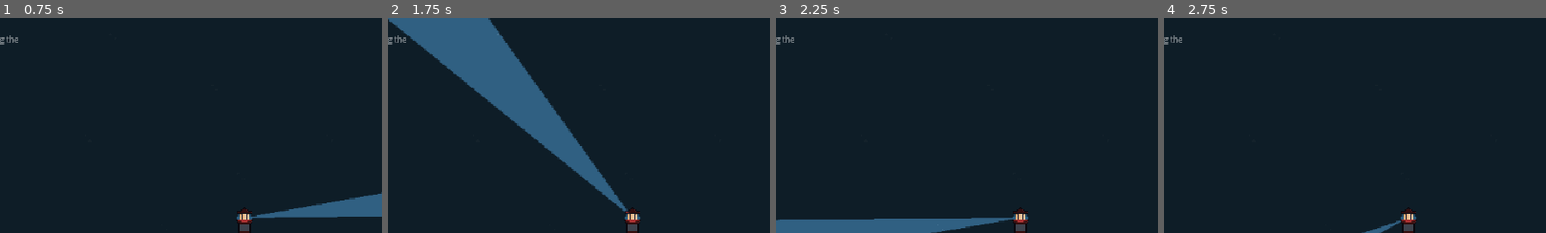
Above: before the commit, frames 1-4 (left to right).
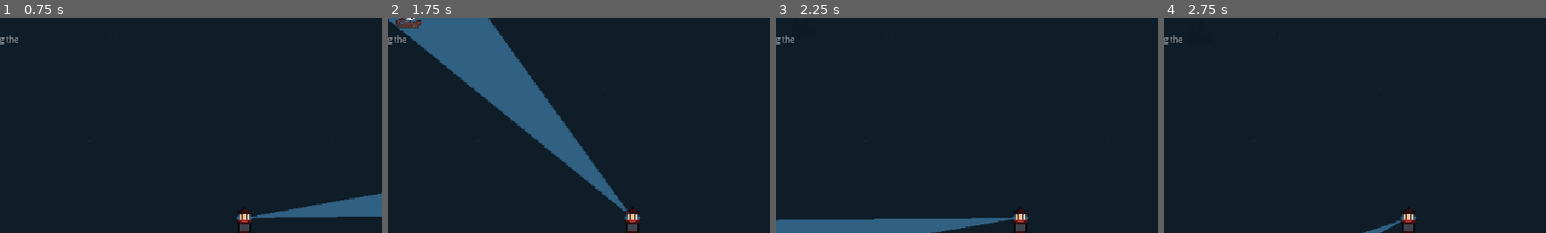
Above: after the commit, the same moments.

Repository: Luffiez/LudumDare59
Game: Godot game, scene res://Scenes/Levels/MainMenu.tscn
Same seed, same stepped clock (60 frames per second), same inputs: the game is played once before the commit and once after it.
Inputs (mouse positions are % of the whole screen's width and height, from its top left):
- Up to frame 1 (0.75 s): click "PLAY" at 0.5 s
- Up to frame 2 (1.75 s): move the mouse to (72, 45) at 1.27 s; hold Right mouse button (speed) from 1.28 s (still down)
- Up to frame 3 (2.25 s): move the mouse to (30, 55) at 2.02 s; release Right mouse button (speed) at 2.03 s; right-click (30, 55) at 2.1 s
- Up to frame 4 (2.75 s): no input
The pictures show only the part of the screen within x 18-68%, y 0-50%; the shares and areas given below are measured in that part.

Frame 1 is identical in both runs. In frame 2, 0.3% of the frame differs, in the area x 2-9%, y 0-6%; in frame 3, less than 0.1%; in frame 4, less than 0.1%.

Commit message:
boat now move faster when not seen at screen

Diff:
--- a/ludum-dare-59/Enemies/GhostBoat.tscn
+++ b/ludum-dare-59/Enemies/GhostBoat.tscn
@@ -66,6 +66,7 @@
 slow_movement_timer = NodePath("SpawnTimer")
 life = 50.0
 normal_movement_speed = 25.0
+outside_screen_speed = 1000.0
 flee_movement_speed = 70.0
 slow_movement_speed = 1.0
 slow_movement_time = 1.0
@@ -73,8 +74,8 @@
 flee_sfx = Array[AudioStream]([ExtResource("3_5uc35"), ExtResource("4_35mf6"), ExtResource("5_oxy5k"), ExtResource("6_js13d"), ExtResource("7_b7wvk"), ExtResource("8_0ytow")])
 game_over_sfx = Array[AudioStream]([ExtResource("9_1xpei"), ExtResource("10_d1luk"), ExtResource("11_ek2g3"), ExtResource("12_jqy3i"), ExtResource("13_xcwcp"), ExtResource("14_fm1fk"), ExtResource("15_674lv")])
 spawn_sfx = Array[AudioStream]([ExtResource("16_xcwcp"), ExtResource("17_fm1fk"), ExtResource("18_674lv"), ExtResource("19_phrpp"), ExtResource("20_2hyio")])
-min_pitch = 0.2
-max_pitch = 0.5
+min_pitch = 1.5
+max_pitch = 2.0
 
 [node name="Visible_Indicator" type="Sprite2D" parent="." unique_id=15660540]
 visible = false
--- a/ludum-dare-59/Enemies/ghost_boat.gd
+++ b/ludum-dare-59/Enemies/ghost_boat.gd
@@ -10,6 +10,7 @@
 @export var slow_movement_timer : Timer
 @export var life : float
 @export var normal_movement_speed: float
+@export var outside_screen_speed: float
 @export var flee_movement_speed: float
 @export var slow_movement_speed:float
 @export var slow_movement_time : float
@@ -48,7 +49,7 @@
 	visibleNotifier.screen_exited.connect(screen_exited)
 	visibleNotifier.screen_entered.connect(screen_enterd)
 	slow_movement_timer.timeout.connect(on_set_back_normal_speed)
-	movement_speed = normal_movement_speed
+	movement_speed = outside_screen_speed
 
 func set_target(t:Lighthouse) ->void:
 	target = t
@@ -66,6 +67,7 @@
 
 func screen_enterd()-> void :
 	have_enterd_screen_once = true
+	movement_speed = normal_movement_speed
 
 func screen_exited()-> void :
 	if  have_enterd_screen_once:
@@ -80,7 +82,8 @@
 			light_house.on_game_over.emit()
 			if game_over_sfx != null and !game_over_sfx.is_empty():
 				var audioStream := game_over_sfx.pick_random() as AudioStream
-				AudioManager.play_sfx(audioStream,-5)
+				var random_pitch := randf_range(min_pitch,max_pitch)
+				AudioManager.play_sfx(audioStream,-5,random_pitch)
 		set_physics_process(false)
 
 func on_light_overlapp(damage : float) -> void:
--- a/ludum-dare-59/Enemies/ghost_spawner.gd
+++ b/ludum-dare-59/Enemies/ghost_spawner.gd
@@ -18,7 +18,6 @@
 func _ready() -> void:
 	spawn_timer.timeout.connect(spawn_enemy)
 	spawn_time = start_spawn_time
-	spawn_timer.timeout.emit()
 	reduce_spawn_time_timer.timeout.connect(reduce_spawn_time)
 	target.on_game_over.connect(on_game_over)
 	spawn_enemy()
--- a/ludum-dare-59/Scenes/Levels/Game.tscn
+++ b/ludum-dare-59/Scenes/Levels/Game.tscn
@@ -22,6 +22,8 @@
 
 [node name="GhostSpawner" parent="." unique_id=1644450088 node_paths=PackedStringArray("spawn_line", "target", "game_ui") instance=ExtResource("4_r3we0")]
 spawn_line = NodePath("../GhostSpawnLine")
+reduce_spawn_timer_time = 15.0
+spawn_time_reducement = 1.0
 target = NodePath("../Lighthouse")
 game_ui = NodePath("../ControlsUI")
 
--- a/ludum-dare-59/Scripts/AudioManger.gd
+++ b/ludum-dare-59/Scripts/AudioManger.gd
@@ -43,7 +43,7 @@
 		if not player.playing:
 			player.stream = stream
 			player.volume_db = volume_db
-			player.pitch_scale = pitch
+			#player.pitch_scale = pitch
 			player.play()
 			return
 
Not shown, changed: ludum-dare-59/sprites/lighthouse-sheet.png.import
